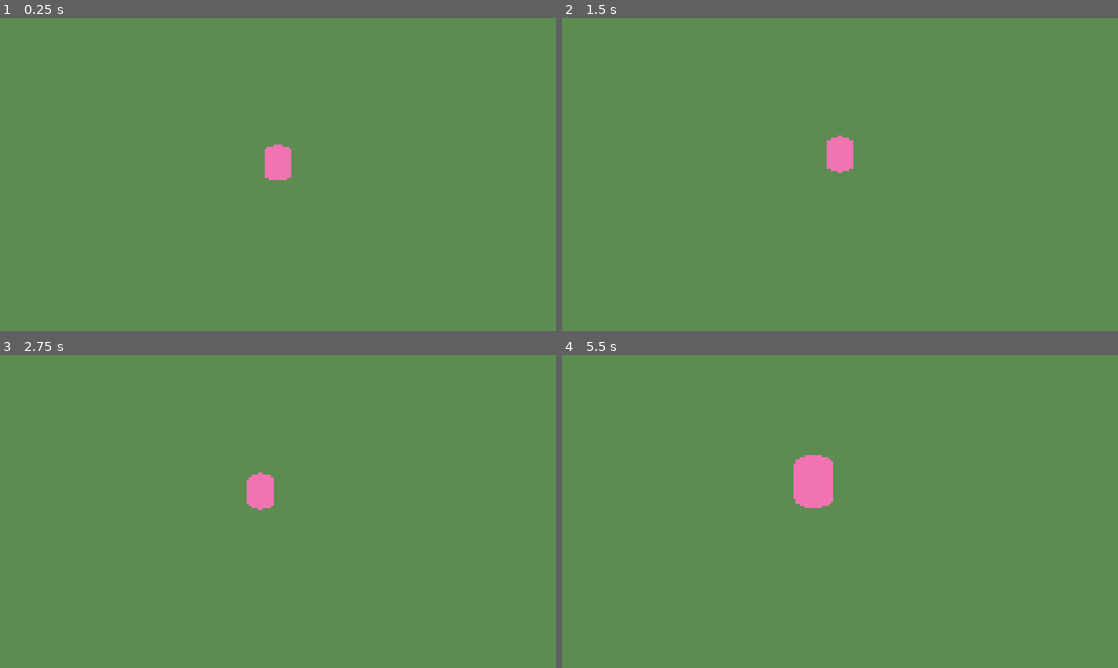
Above: before the commit, frames 1-4 (two rows, left to right).
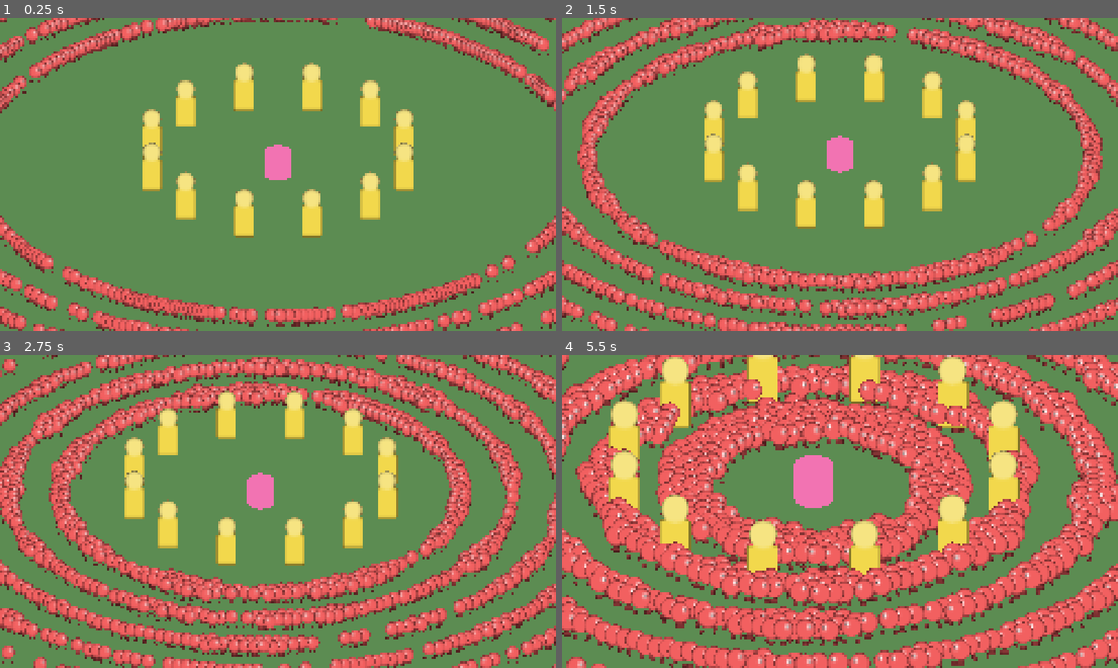
Above: after the commit, the same moments.

Repository: adrienlamotte/w-td
Game: Godot game, scene res://view/main.tscn
The game is run twice, just before and just after one commit, with the same random seed, the same clock (stepped at 60 frames per second) and the same inputs.
Inputs (mouse positions are in pixels of both pictures, inside the frame that each line leads up to):
- Up to frame 1 (0.25 s): no input
- Up to frame 2 (1.5 s): tap Enter at 0.5 s; move the mouse to (962, 158) at 0.52 s; tap S (cam_pan_down) at 0.6 s; click (962, 158) at 0.67 s; drag from (728, 190) to (812, 237) at 1.27 s
- Up to frame 3 (2.75 s): move the mouse to (333, 442) at 2.02 s; tap D (cam_pan_right) at 2.1 s; click (333, 442) at 2.17 s
- Up to frame 4 (5.5 s): drag from (812, 574) to (673, 464) at 2.77 s; move the mouse to (1006, 558) at 3.52 s; hold Mouse wheel up (cam_zoom_in) 3.53-4.25 s; click (1006, 558) at 3.67 s; drag from (673, 464) to (756, 433) at 4.27 s; move the mouse to (867, 511) at 5.02 s; hold Shift from 5.03 s (still down); click (867, 511) at 5.17 s

The runs differ from the first frame. In frame 1, 19% of the frame differs, in the area x 0-100%, y 0-100%; in frame 2, 32%; in frame 3, 43%; in frame 4, 66%.

Commit message:
007: MultiMesh billboard rendering for horde and towers, demo horde
Co-Authored-By: Claude Opus 5.5 (1M context) <noreply@anthropic.com>

Diff:
--- /dev/null
+++ b/game/tests/view/test_horde_batcher.gd
@@ -0,0 +1,52 @@
+extends GutTest
+
+const S := HordeBatcher.STRIDE
+
+var cull: PackedFloat32Array
+
+
+func before_each() -> void:
+	# Camera 10 above the ground looking straight down: screen x = world x, screen y = -world z.
+	var cam := Transform3D(Basis(Vector3.RIGHT, -PI / 2), Vector3(0, 10, 0))
+	cull = HordeBatcher.make_cull(cam, 10.0, 2.0, 1.0)  # half extents 11 x 6
+
+
+func test_fill_interpolates_culls_flips_and_snaps() -> void:
+	var b := HordeBatcher.new(2, 4)
+	var xs := PackedFloat32Array([2, -3, 100, 5])
+	var zs := PackedFloat32Array([0, 1, 0, 0])
+	var px := PackedFloat32Array([0, -3, 100, 0])
+	var pz := PackedFloat32Array([0, 1, 0, 0])
+	b.fill(xs, zs, px, pz, 0.5, PackedInt32Array([0, 1, 0, 0]), cull)
+	assert_eq(b.counts, PackedInt32Array([2, 1]), "enemy 2 is off-screen")
+	var b0 := b.buffers[0]
+	assert_almost_eq(b0[3], 1.0, 1e-5, "interpolated x")
+	assert_eq(b0[12], 0.0, "frame offset of enemy 0")
+	assert_eq(b0[13], 1.0, "right of the Guardian: flipped")
+	assert_almost_eq(b0[S + 3], 5.0, 1e-5, "jump above snap distance: current position")
+	assert_eq(b0[S + 12], 3.0, "frame offset of enemy 3")
+	var b1 := b.buffers[1]
+	assert_almost_eq(b1[3], -3.0, 1e-5)
+	assert_almost_eq(b1[11], 1.0, 1e-5)
+	assert_eq(b1[12], 1.0)
+	assert_eq(b1[13], 0.0, "left of the Guardian: not flipped")
+
+
+func test_growth_keeps_instances_and_identity() -> void:
+	var b := HordeBatcher.new(1, 8)
+	var n := HordeBatcher.INITIAL_CAPACITY + 36
+	var xs := PackedFloat32Array()
+	for i in n:
+		xs.append(i * 0.01)
+	var zs := PackedFloat32Array()
+	zs.resize(n)
+	var types := PackedInt32Array()
+	types.resize(n)
+	b.fill(xs, zs, PackedFloat32Array(), PackedFloat32Array(), 0.0, types, cull)
+	assert_eq(b.counts[0], n)
+	assert_eq(b.capacity(0), HordeBatcher.INITIAL_CAPACITY * 2)
+	var buf := b.buffers[0]
+	assert_almost_eq(buf[10 * S + 3], 0.1, 1e-5, "earlier instance intact")
+	assert_almost_eq(buf[(n - 1) * S + 3], (n - 1) * 0.01, 1e-5)
+	var last := (b.capacity(0) - 1) * S
+	assert_eq([buf[last], buf[last + 5], buf[last + 10]], [1.0, 1.0, 1.0], "identity basis in new slots")
--- /dev/null
+++ b/game/tests/view/test_placeholder_art.gd
@@ -0,0 +1,17 @@
+extends GutTest
+
+
+func test_enemy_strip() -> void:
+	var img := PlaceholderArt.enemy_strip(PlaceholderArt.type_color(0), 8, 64)
+	assert_eq(img.get_size(), Vector2i(8 * 64, 64))
+	assert_eq(img.get_pixel(0, 0).a, 0.0, "corner transparent")
+	assert_gt(img.get_pixel(32, 40).a, 0.5, "body opaque")
+	assert_ne(img.get_region(Rect2i(0, 0, 64, 64)).get_data(),
+		img.get_region(Rect2i(64, 0, 64, 64)).get_data(), "frames differ")
+
+
+func test_tower_image() -> void:
+	var img := PlaceholderArt.tower_image(Color.RED, 64)
+	assert_eq(img.get_size(), Vector2i(64, 64))
+	assert_eq(img.get_pixel(0, 0).a, 0.0)
+	assert_false(img.is_invisible())
--- /dev/null
+++ b/game/tests/view/test_render_config.gd
@@ -0,0 +1,17 @@
+extends GutTest
+## Sprite heights on screen at 2560x1440 and the default zoom (03_ART_PIPELINE.md 3, D-087).
+## An orthographic Camera3D keeps height: 1 world unit = 1440 / size px.
+
+
+func _px(height_key: String) -> float:
+	var render: Dictionary = JSON.parse_string(FileAccess.get_file_as_string(HordeRenderer.CONFIG_PATH))
+	var cam := IsoCamera.load_config()
+	return float(render[height_key]) * 1440.0 / float(cam.zoom_sizes[cam.default_zoom])
+
+
+func test_enemy_height_on_screen() -> void:
+	assert_between(_px("enemy_sprite_height"), 85.0, 130.0)
+
+
+func test_tower_height_on_screen() -> void:
+	assert_between(_px("tower_sprite_height"), 215.0, 265.0)
--- /dev/null
+++ b/game/view/billboard.gdshader
@@ -0,0 +1,29 @@
+// Horde/tower billboard sprite (D-087). Camera-facing quad pivoted at the instance
+// origin (bottom-centre). INSTANCE_CUSTOM.r = frame offset, .g = flip (0 or 1).
+// The walk frame comes from TIME: cosmetic, so it stays in the view.
+shader_type spatial;
+render_mode unshaded, cull_disabled;
+
+uniform sampler2D tex : source_color, filter_linear_mipmap;
+uniform vec2 sprite_size = vec2(1.0);
+uniform int frames = 1;
+uniform float fps = 0.0;
+
+varying flat float v_frame;
+varying flat float v_flip;
+
+void vertex() {
+	// Same as a StandardMaterial3D with billboard enabled; the shader sizes the quad.
+	MODELVIEW_MATRIX = VIEW_MATRIX * mat4(INV_VIEW_MATRIX[0], INV_VIEW_MATRIX[1], INV_VIEW_MATRIX[2], MODEL_MATRIX[3]);
+	VERTEX.xy *= sprite_size;
+	v_frame = float((int(INSTANCE_CUSTOM.r) + int(TIME * fps)) % frames);
+	v_flip = INSTANCE_CUSTOM.g;
+}
+
+void fragment() {
+	float u = v_flip > 0.5 ? 1.0 - UV.x : UV.x;
+	vec4 c = texture(tex, vec2((v_frame + u) / float(frames), UV.y));
+	ALBEDO = c.rgb;
+	ALPHA = c.a;
+	ALPHA_SCISSOR_THRESHOLD = 0.5;  // opaque cut-out: depth-tested, no sorting
+}
--- a/game/view/game_view.gd
+++ b/game/view/game_view.gd
@@ -2,10 +2,32 @@
 ## Root of main.tscn: owns the sim and drives it at a fixed step (D-086). No game rules here.
 
 const RUN_SEED: int = 1  # placeholder until StartRun exists (M2)
+# Demo horde for CP-M1 (D-087), placeholders until StartRun and waves (M2).
+const DEMO_ENEMIES: int = 1500
+const DEMO_RINGS: int = 6
+const DEMO_RING_MIN: float = 24.0
+const DEMO_RING_MAX: float = 44.0
+const DEMO_RECYCLE_RADIUS: float = 40.0
+const DEMO_TOWERS: int = 12
+const DEMO_TOWER_RING: float = 10.0
+const DEMO_TOWER_RANGE: float = 6.0
 
 var world: SimWorld = SimWorld.new(RUN_SEED)
 var driver: SimDriver = SimDriver.new(world)
 
 
+func _ready() -> void:
+	# Placeholder scenario through the sim's test/benchmark APIs.
+	var type := world.catalog.type_of("enemy_swarmer_01")
+	for r in DEMO_RINGS:
+		var radius := lerpf(DEMO_RING_MIN, DEMO_RING_MAX, float(r) / (DEMO_RINGS - 1))
+		world.spawn_ring(type, DEMO_ENEMIES / DEMO_RINGS, radius)
+	world.recycle_radius = DEMO_RECYCLE_RADIUS
+	for t in DEMO_TOWERS:
+		var angle := TAU * t / DEMO_TOWERS
+		world.towers.add(cos(angle) * DEMO_TOWER_RING, sin(angle) * DEMO_TOWER_RING, DEMO_TOWER_RANGE)
+	$HordeRenderer.setup(driver, $CameraRig/Camera3D)
+
+
 func _process(delta: float) -> void:
 	driver.advance(delta)
--- /dev/null
+++ b/game/view/horde_batcher.gd
@@ -0,0 +1,90 @@
+class_name HordeBatcher
+extends RefCounted
+## Packs sim positions into MultiMesh buffers, one batch per type (D-087). No Node,
+## testable headless. Per instance: TRANSFORM_3D (12 floats, row-major 3x4, identity
+## basis: the shader sizes and orients the quad) + 4 custom floats (r = frame offset,
+## g = flip). Visible instances are packed from slot 0; buffers grow by doubling, never shrink.
+
+const STRIDE: int = 16
+const INITIAL_CAPACITY: int = 64
+## Squared jump above which the view snaps to the current position instead of
+## interpolating (no enemy moves 2 units per tick; hides swap-remove and recycling).
+const SNAP_DIST_SQ: float = 4.0
+
+var counts: PackedInt32Array = PackedInt32Array()
+var buffers: Array[PackedFloat32Array] = []
+var walk_frames: int
+
+
+func _init(batches: int, p_walk_frames: int) -> void:
+	walk_frames = p_walk_frames
+	counts.resize(batches)
+	for t in batches:
+		buffers.append(_grow(PackedFloat32Array(), INITIAL_CAPACITY))
+
+
+## Cull values for an orthographic camera: camera-space x and y of a ground point
+## (x, 0, z) are a*x + b*z + c; [ax, bx, cx, ay, by, cy, half_w, half_h], halves grown by margin.
+static func make_cull(cam: Transform3D, size: float, aspect: float, margin: float) -> PackedFloat32Array:
+	var inv := cam.affine_inverse()
+	return PackedFloat32Array([inv.basis.x.x, inv.basis.z.x, inv.origin.x,
+		inv.basis.x.y, inv.basis.z.y, inv.origin.y,
+		size * 0.5 * aspect + margin, size * 0.5 + margin])
+
+
+func capacity(t: int) -> int:
+	return buffers[t].size() / STRIDE
+
+
+func fill(xs: PackedFloat32Array, zs: PackedFloat32Array, prev_x: PackedFloat32Array,
+		prev_z: PackedFloat32Array, alpha: float, type_id: PackedInt32Array, cull: PackedFloat32Array) -> void:
+	var ax := cull[0]; var bx := cull[1]; var cx := cull[2]
+	var ay := cull[3]; var by := cull[4]; var cy := cull[5]
+	var hw := cull[6]; var hh := cull[7]
+	var n := xs.size()
+	var n_prev := mini(prev_x.size(), n)
+	# ponytail: one pass over all enemies per batch, because writing buffers[t][k] in one
+	# pass would copy the packed array on every write. Sort by type if many types appear.
+	for t in counts.size():
+		var buf := buffers[t]
+		buffers[t] = PackedFloat32Array()  # sole owner of buf: writes stay in place
+		var cap := buf.size() / STRIDE
+		var c := 0
+		for i in n:
+			if type_id[i] != t:
+				continue
+			var x := xs[i]
+			var z := zs[i]
+			if i < n_prev:
+				var px := prev_x[i]
+				var pz := prev_z[i]
+				if (x - px) * (x - px) + (z - pz) * (z - pz) <= SNAP_DIST_SQ:
+					x = px + (x - px) * alpha
+					z = pz + (z - pz) * alpha
+			var sx := ax * x + bx * z + cx
+			if absf(sx) > hw:
+				continue
+			if absf(ay * x + by * z + cy) > hh:
+				continue
+			if c == cap:
+				cap *= 2
+				buf = _grow(buf, cap)
+			var k := c * STRIDE
+			buf[k + 3] = x
+			buf[k + 11] = z
+			buf[k + 12] = i % walk_frames
+			# Faces the Guardian: flipped when right of it on screen.
+			buf[k + 13] = 1.0 if sx > cx else 0.0
+			c += 1
+		counts[t] = c
+		buffers[t] = buf
+
+
+static func _grow(buf: PackedFloat32Array, cap: int) -> PackedFloat32Array:
+	var old := buf.size() / STRIDE
+	buf.resize(cap * STRIDE)
+	for s in range(old, cap):
+		buf[s * STRIDE] = 1.0
+		buf[s * STRIDE + 5] = 1.0
+		buf[s * STRIDE + 10] = 1.0
+	return buf
--- /dev/null
+++ b/game/view/horde_renderer.gd
@@ -0,0 +1,86 @@
+class_name HordeRenderer
+extends Node3D
+## Draws enemies (one MultiMeshInstance3D per type) and towers (one more) as billboard
+## sprites from the sim arrays (D-087). Never one Node per enemy. View only, no rules.
+
+const CONFIG_PATH := "res://data/render/render_default.json"
+const SHADER := preload("res://view/billboard.gdshader")
+const CELL_PX: int = 64
+
+## Wall-clock usec of the last fill + upload (diagnostics for task 008).
+var last_fill_usec: int = 0
+var config: Dictionary
+var _driver: SimDriver
+var _camera: Camera3D
+var _enemy_batcher: HordeBatcher
+var _tower_batcher: HordeBatcher
+var _enemy_mm: Array[MultiMesh] = []
+var _tower_mm: MultiMesh
+var _tower_type: PackedInt32Array = PackedInt32Array()
+
+
+func setup(driver: SimDriver, camera: Camera3D) -> void:
+	_driver = driver
+	_camera = camera
+	config = JSON.parse_string(FileAccess.get_file_as_string(CONFIG_PATH))
+	assert(config is Dictionary, "HordeRenderer: cannot read %s" % CONFIG_PATH)
+	var frames := int(config.walk_frames)
+	var types := driver.world.catalog.ids.size()
+	var area := driver.world.grid.half_extent
+	_enemy_batcher = HordeBatcher.new(types, frames)
+	_tower_batcher = HordeBatcher.new(1, 1)
+	var quad := QuadMesh.new()
+	quad.center_offset = Vector3(0.0, 0.5, 0.0)  # bottom edge on the ground
+	for t in types:
+		var strip := PlaceholderArt.enemy_strip(PlaceholderArt.type_color(t), frames, CELL_PX)
+		_enemy_mm.append(_add_batch(quad, strip, frames, float(config.walk_fps),
+			float(config.enemy_sprite_height), area))
+	var tower := PlaceholderArt.tower_image(Color(0.95, 0.85, 0.3), CELL_PX)
+	_tower_mm = _add_batch(quad, tower, 1, 0.0, float(config.tower_sprite_height), area)
+
+
+func _add_batch(quad: QuadMesh, img: Image, frames: int, fps: float, h: float, area: float) -> MultiMesh:
+	img.generate_mipmaps()
+	var mat := ShaderMaterial.new()
+	mat.shader = SHADER
+	mat.set_shader_parameter("tex", ImageTexture.create_from_image(img))
+	mat.set_shader_parameter("frames", frames)
+	mat.set_shader_parameter("fps", fps)
+	mat.set_shader_parameter("sprite_size", Vector2(h * img.get_width() / frames / img.get_height(), h))
+	var mm := MultiMesh.new()
+	mm.transform_format = MultiMesh.TRANSFORM_3D  # format changes only while instance_count is 0
+	mm.use_custom_data = true
+	mm.mesh = quad
+	# Fixed AABB over the sim area: no recompute per upload, never culled by a stale AABB.
+	mm.custom_aabb = AABB(Vector3(-area - h, -h, -area - h), Vector3(2.0 * (area + h), 2.0 * h, 2.0 * (area + h)))
+	var mmi := MultiMeshInstance3D.new()
+	mmi.multimesh = mm
+	mmi.material_override = mat
+	add_child(mmi)
+	return mm
+
+
+func _process(_delta: float) -> void:
+	if not _driver:
+		return
+	var start := Time.get_ticks_usec()
+	var aspect := get_viewport().get_visible_rect().size.aspect()
+	var cam := _camera.global_transform
+	var e := _driver.world.enemies
+	_enemy_batcher.fill(e.pos_x, e.pos_z, _driver.prev_x, _driver.prev_z, _driver.alpha(), e.type_id,
+		HordeBatcher.make_cull(cam, _camera.size, aspect, float(config.enemy_sprite_height)))
+	for t in _enemy_mm.size():
+		_upload(_enemy_mm[t], _enemy_batcher, t)
+	var towers := _driver.world.towers
+	_tower_type.resize(towers.count())  # zeros: one tower batch
+	_tower_batcher.fill(towers.pos_x, towers.pos_z, towers.pos_x, towers.pos_z, 0.0, _tower_type,
+		HordeBatcher.make_cull(cam, _camera.size, aspect, float(config.tower_sprite_height)))
+	_upload(_tower_mm, _tower_batcher, 0)
+	last_fill_usec = Time.get_ticks_usec() - start
+
+
+func _upload(mm: MultiMesh, batcher: HordeBatcher, t: int) -> void:
+	if mm.instance_count != batcher.capacity(t):
+		mm.instance_count = batcher.capacity(t)
+	mm.buffer = batcher.buffers[t]
+	mm.visible_instance_count = batcher.counts[t]
--- a/game/view/main.tscn
+++ b/game/view/main.tscn
@@ -2,6 +2,7 @@
 
 [ext_resource type="Script" path="res://view/game_view.gd" id="1_view"]
 [ext_resource type="Script" path="res://view/iso_camera.gd" id="2_cam"]
+[ext_resource type="Script" path="res://view/horde_renderer.gd" id="3_horde"]
 
 [sub_resource type="StandardMaterial3D" id="mat_ground"]
 shading_mode = 0
@@ -36,3 +37,6 @@
 [node name="Guardian" type="MeshInstance3D" parent="."]
 transform = Transform3D(1, 0, 0, 0, 1, 0, 0, 0, 1, 0, 1, 0)
 mesh = SubResource("mesh_guardian")
+
+[node name="HordeRenderer" type="Node3D" parent="."]
+script = ExtResource("3_horde")
--- /dev/null
+++ b/game/view/placeholder_art.gd
@@ -0,0 +1,43 @@
+class_name PlaceholderArt
+extends RefCounted
+## Procedural placeholder sprites, generated at runtime, never saved (D-087).
+## Bottom-centre pivot: feet on the bottom edge of the cell; facing right.
+
+
+static func type_color(type_id: int) -> Color:
+	return Color.from_hsv(fmod(type_id * 0.618, 1.0), 0.6, 0.95)
+
+
+## One horizontal strip of `frames` cells of `cell` px: a bobbing body, alternating
+## feet and an eye on the right side (so facing and flip are visible).
+static func enemy_strip(color: Color, frames: int, cell: int) -> Image:
+	var img := Image.create_empty(frames * cell, cell, false, Image.FORMAT_RGBA8)
+	var r := cell * 0.3
+	for f in frames:
+		var ox := f * cell
+		var phase := TAU * f / frames
+		var bob := absf(sin(phase)) * cell * 0.06
+		var cy := cell - r - cell * 0.12 - bob
+		_disc(img, ox + cell * 0.5, cy, r, color)
+		_disc(img, ox + cell * 0.62, cy - r * 0.25, r * 0.22, Color.WHITE)
+		_disc(img, ox + cell * 0.66, cy - r * 0.25, r * 0.1, Color.BLACK)
+		var step := sin(phase) * cell * 0.08
+		var foot := color.darkened(0.4)
+		_disc(img, ox + cell * 0.38 + step, cell - cell * 0.07, cell * 0.07, foot)
+		_disc(img, ox + cell * 0.62 - step, cell - cell * 0.07, cell * 0.07, foot)
+	return img
+
+
+## A single taller shape (body + head), `cell` px wide and tall.
+static func tower_image(color: Color, cell: int) -> Image:
+	var img := Image.create_empty(cell, cell, false, Image.FORMAT_RGBA8)
+	img.fill_rect(Rect2i(int(cell * 0.3), int(cell * 0.4), int(cell * 0.4), int(cell * 0.6)), color)
+	_disc(img, cell * 0.5, cell * 0.25, cell * 0.18, color.lightened(0.3))
+	return img
+
+
+static func _disc(img: Image, cx: float, cy: float, r: float, color: Color) -> void:
+	for y in range(maxi(0, floori(cy - r)), mini(img.get_height(), ceili(cy + r) + 1)):
+		for x in range(maxi(0, floori(cx - r)), mini(img.get_width(), ceili(cx + r) + 1)):
+			if (x + 0.5 - cx) ** 2 + (y + 0.5 - cy) ** 2 <= r * r:
+				img.set_pixel(x, y, color)
--- a/game/view/sim_driver.gd
+++ b/game/view/sim_driver.gd
@@ -39,7 +39,7 @@
 
 
 # ponytail: after a swap-remove (D-081) prev[i] belongs to another enemy for one tick.
-# Nothing removes enemies in M1; with enemy death (M2) the sim marks moved slots or the view snaps them.
+# HordeBatcher snaps on jumps above 2 units (D-087); these helpers do not.
 func interp_x(i: int) -> float:
 	var cur := world.enemies.pos_x[i]
 	return cur if i >= prev_x.size() else lerpf(prev_x[i], cur, alpha())
Not shown, added: game/tests/view/test_horde_batcher.gd.uid
Not shown, added: game/tests/view/test_placeholder_art.gd.uid
Not shown, added: game/tests/view/test_render_config.gd.uid
Not shown, added: game/view/billboard.gdshader.uid
Not shown, added: game/view/horde_batcher.gd.uid
Not shown, added: game/view/horde_renderer.gd.uid
Not shown, added: game/view/placeholder_art.gd.uid
